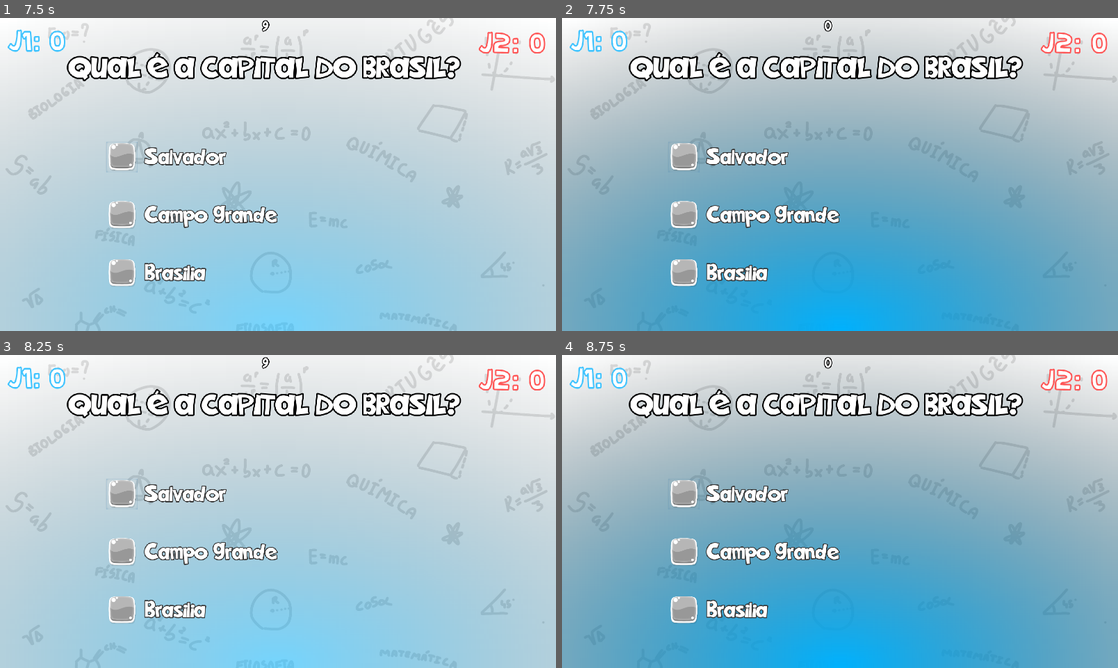
Above: before the commit, frames 1-4 (two rows, left to right).
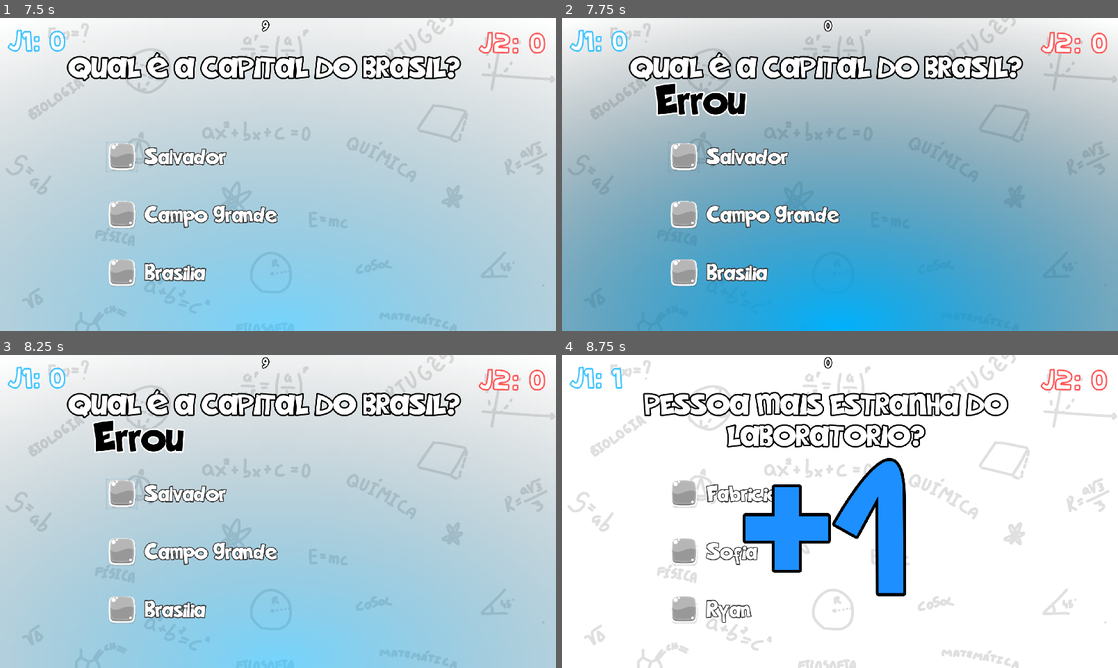
Above: after the commit, the same moments.

Repository: LabirasIFPI/Quiz-SKAR
Game: Godot game, scene res://Cenas/Menu.tscn
Same seed, same stepped clock (60 frames per second), same inputs: the game is played once before the commit and once after it.
Inputs (mouse positions are in pixels of both pictures, inside the frame that each line leads up to):
- Up to frame 1 (7.5 s): click (278, 174) at 0.5 s; tap Enter at 1.25, 3.5, 7.25 s; tap A (A) at 1.35, 2.3, 2.85, 3.8 s; tap C (C) at 1.55, 2.1, 3.05, 4.35 s; tap Space at 2, 4.25 s; tap B (B) at 3.6 s; click (122, 155) at 5.02 s; click (122, 155) at 5.77 s; click (122, 155) at 6.52 s; tap 1 (JogadorAzul) at 7.35 s
- Up to frame 2 (7.75 s): tap A (A) at 7.55 s
- Up to frame 3 (8.25 s): tap Space at 8 s; tap 2 (JogadorVermelho) at 8.1 s
- Up to frame 4 (8.75 s): tap C (C) at 8.3 s

Frame 1 is identical in both runs. In frame 2, 1.2% of the frame differs, in the area x 16-34%, y 20-32%; in frame 3, 1.1%; in frame 4, 92%, in the area x 0-100%, y 0-100%.

Commit message:
O jogo agora considera respostas certas e erradas entregando os devidos pontos

Diff:
--- a/Cenas/QuizMain.tscn
+++ b/Cenas/QuizMain.tscn
@@ -48,7 +48,6 @@
 [sub_resource type="DynamicFont" id=10]
 size = 150
 outline_size = 5
-outline_color = Color( 0, 0, 0, 1 )
 font_data = ExtResource( 2 )
 
 [sub_resource type="DynamicFont" id=8]
@@ -138,7 +137,7 @@
 margin_top = 207.0
 margin_right = 1698.0
 margin_bottom = 364.0
-custom_colors/font_color = Color( 0.984314, 1, 0.454902, 1 )
+custom_colors/font_color = Color( 0, 0, 0, 1 )
 custom_fonts/font = SubResource( 10 )
 
 [node name="add_point" type="Label" parent="CanvasLayer2"]
--- a/Códigos/QuizMain.gd
+++ b/Códigos/QuizMain.gd
@@ -364,8 +364,16 @@
 		if global.resposta != -1:
 			$TLPR.stop();
 			if checarResposta(global.resposta):
+				$TLPR.stop();
+				_label_aviso.text = "";
+				actualQuestionInd += 1;
+				gerarNovaPergunta();
+				adicionarPonto(global.jogadorAtual);
+				global.jogadorAtual = -1;
 				print("Acertou");
 			else:
+				_label_aviso.text = "Errou";
+				$next_fortime.start(2)
 				print("Errrouuu");
 
 		# Para fins de teste, avançar pergunta com PAGEUP
